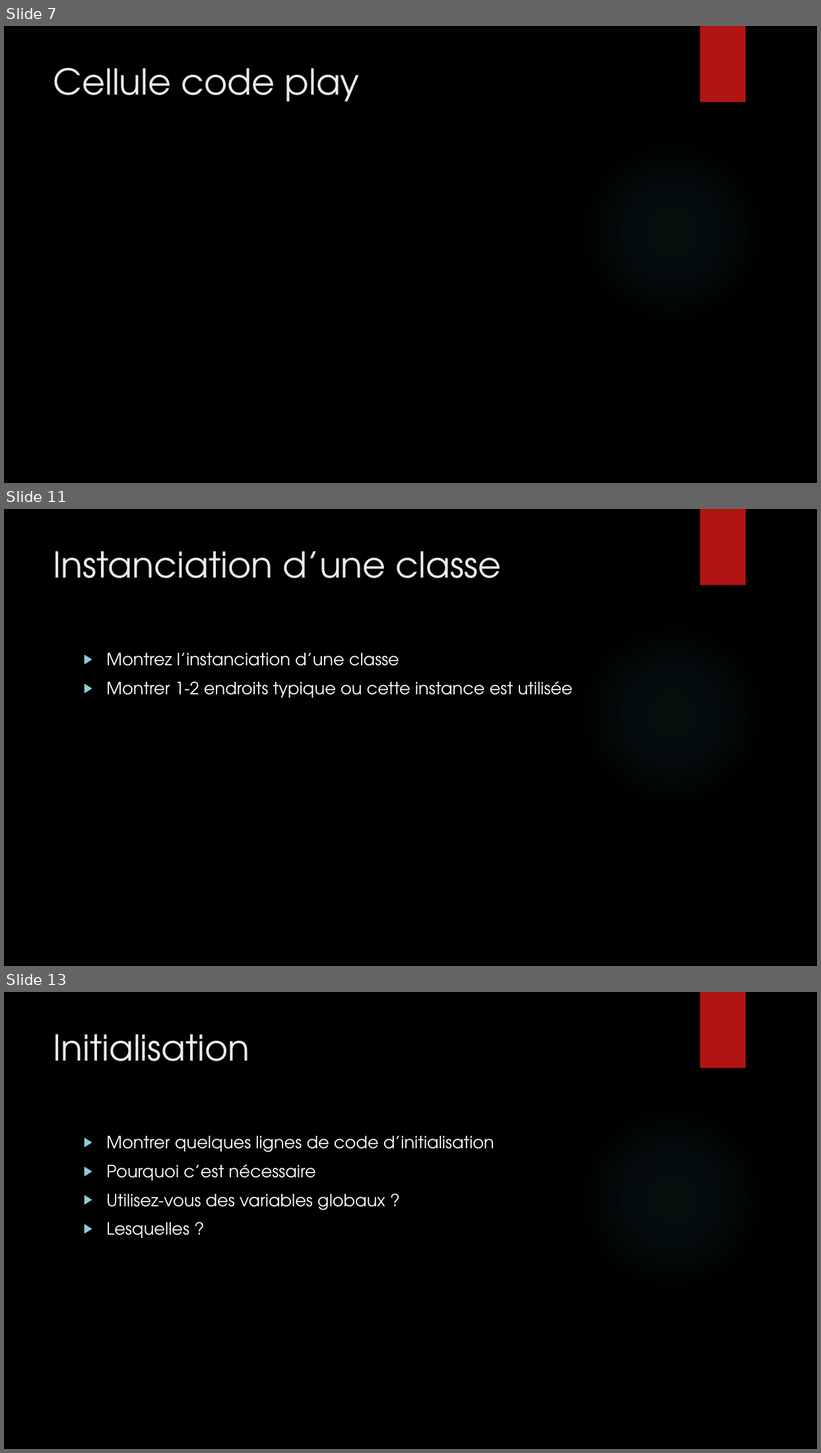
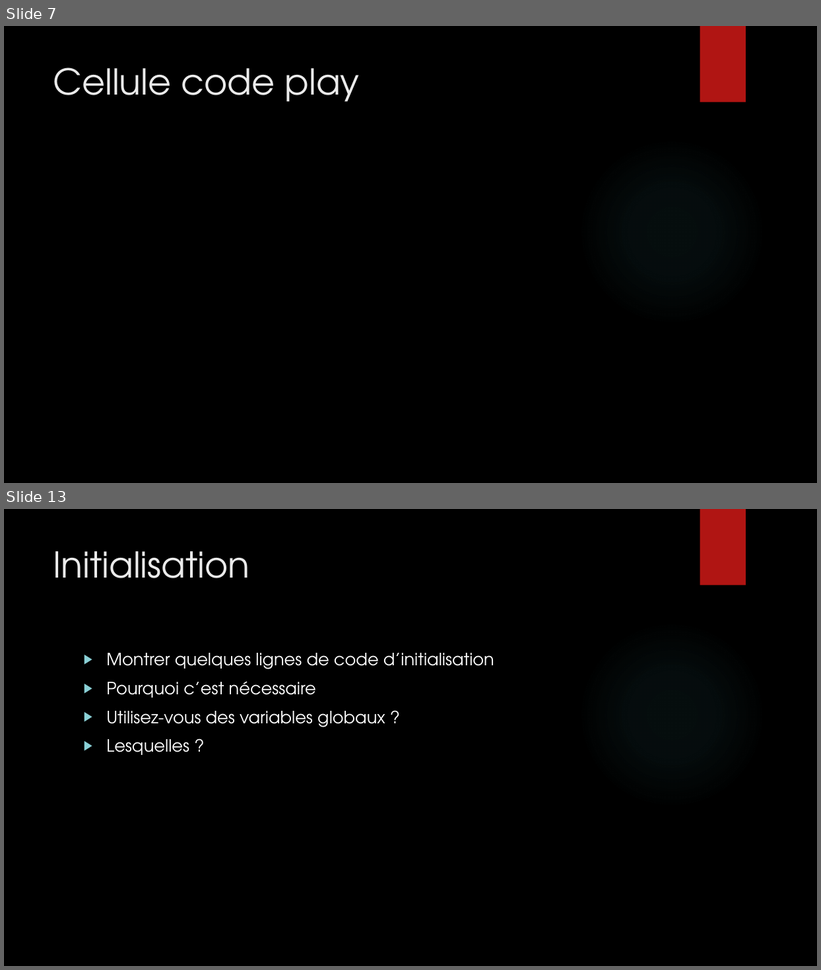
Before and after one commit to Bugnon/oc-2021, a slide deck: src/projet/projet3/Powerpoint_pacman.pptx. Shown one above the other, each under a label of ours: slides 7, 11 and 13 before the commit, slides 7 and 13 after it; the slides between them are not shown. The pictures are 821x1453 and 821x970 pixels, drawn with LibreOffice and Linux fonts; fonts in the diff are those of the drawing; background and template pictures are left out. Boxes give left, top, right and bottom in pixels: in the first picture for what was removed or moved away, otherwise in the second. Text is boxed around its words. In the diff, an @@ line names an element or a change of style, - is before the commit and + after.

```diff
--- a/src/projet/projet3/Powerpoint_pacman.pptx
+++ b/src/projet/projet3/Powerpoint_pacman.pptx
@@ slide 11 removed at bbox=[4, 509, 817, 966], background picture (left out); not listed: 2 template elements that a slide beside it also shows @@
@@ title removed at bbox=[54, 551, 501, 578] @@
-Instanciation d’une classe
@@ text removed at bbox=[106, 653, 573, 698] @@
-▶ Montrez l’instanciation d’une classe
-▶ Montrer 1-2 endroits typique ou cette instance est utilisée
```
Also in this commit, not shown: 3 slides changed, 5 slides added, 4 other slides removed.
